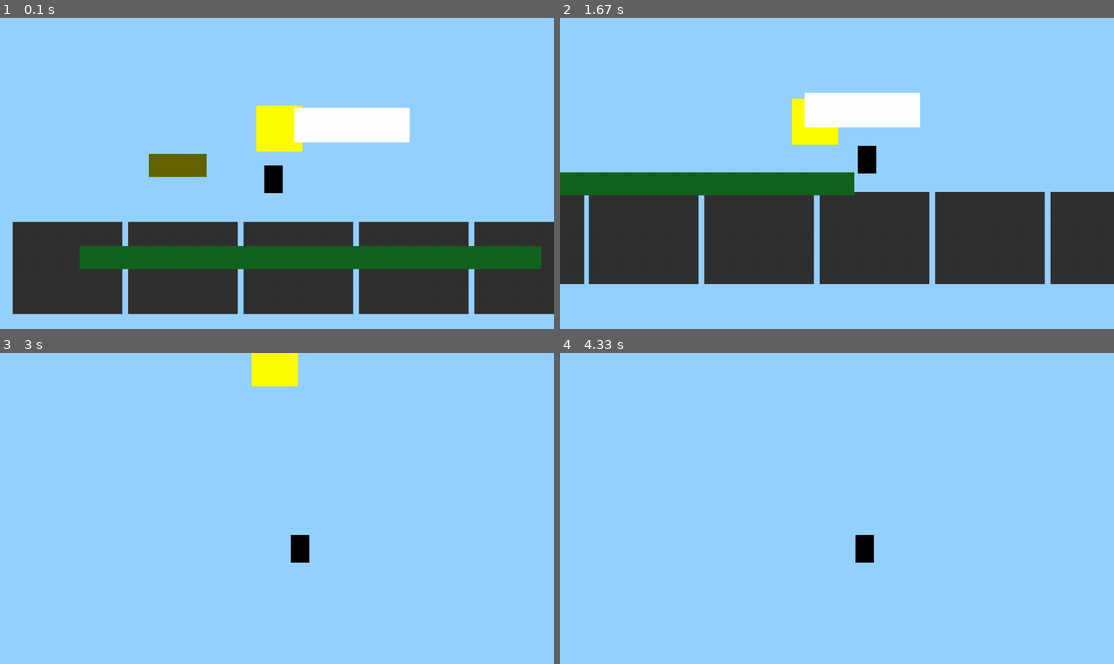
Above: before the commit, frames 1-4 (two rows, left to right).
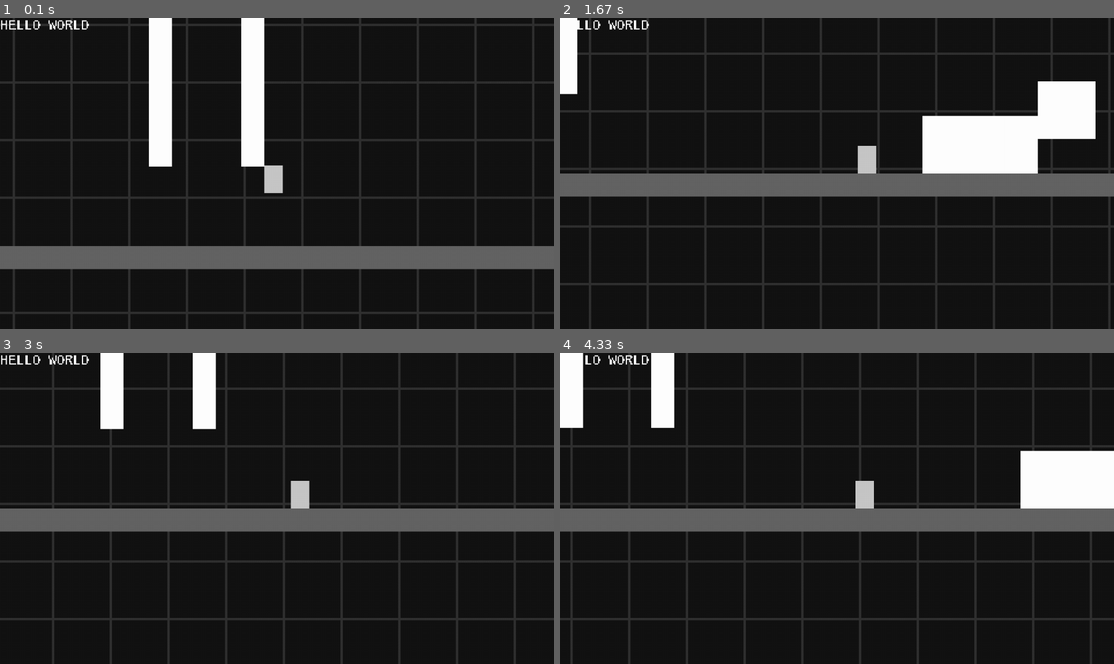
Above: after the commit, the same moments.

Repository: Firedan1176/Pygame-Platformer
Game: pygame game, started from game.py
Two runs of this game, one before a commit and one after it. Both use one fixed random seed, a clock stepped at 60 frames per second and the inputs below.
Inputs:
- Up to frame 1 (0.1 s): no input
- Up to frame 2 (1.67 s): tap Space at 0.33 s; hold Right 0.67-1.13 s; hold Right 1.17-1.63 s
- Up to frame 3 (3 s): hold Left 1.67-2.2 s; hold Left 2.23-2.63 s; hold Right from 2.67 s (still down)
- Up to frame 4 (4.33 s): release Right at 3.3 s; hold Left 3.33-3.8 s; hold Right 3.83-4.3 s

The runs differ from the first frame. In frame 1, 99% of the frame differs, in the area x 0-100%, y 0-100%; in frame 2, 97%; in frame 3, 100%; in frame 4, 100%.

Commit message:
Test scene, player, UI
Added updated player physics for grabbing walls/jumping off, and a new test scene. Added basic UI classes

Diff:
--- a/game.py
+++ b/game.py
@@ -6,6 +6,7 @@
 import math
 import time
 import sys
+import ui
 from pygame.locals import *
 from objects import *
 from player import Player
@@ -13,8 +14,12 @@
 
 pygame.init()
 
-display = pygame.display.set_mode((960, 540))
-gameScreen = pygame.Surface((480, 270))
+SCREENWIDTH = 480
+SCREENHEIGHT = 270
+SCALEFACTOR = 2
+
+gameScreen = pygame.Surface((SCREENWIDTH, SCREENHEIGHT))
+display = pygame.display.set_mode((SCREENWIDTH * SCALEFACTOR, SCREENHEIGHT * SCALEFACTOR))
 pygame.display.set_caption("Pygame Project")
 
 clock = pygame.time.Clock()
@@ -27,31 +32,52 @@
 
     def __init__(self):
         self.background = GameObject(0, position = Vector2(0, 0), scale = Vector2(480, 270))
-        self.background.colorize((150, 210, 255))
-
-        self.sun = GameObject(1, position = Vector2(220, 150), scale = Vector2(40, 40))
-        self.sun.colorize((255, 255, 0))
-
-        self.cloud = GameObject(2, position = Vector2(250, 155), scale = Vector2(100, 30))
-        self.cloud.colorize((255, 255, 255))
+        self.background.colorize((20, 20, 20))
 
         self.floor = Entity(10)
-        self.floor.position = Vector2(40, 20)
-        self.floor.scale = Vector2(400, 20)
-        self.floor.colorize((20, 100, 30))
+        self.floor.position = Vector2(-2500, 20)
+        self.floor.scale = Vector2(5000, 20)
+        self.floor.colorize((100, 100, 100))
 
-        self.phys = Entity(10)
-        self.phys.position = Vector2(100, 100)
-        self.phys.scale = Vector2(50, 20)
-        self.phys.colorize((100, 100, 0))
+        self.phys1 = Entity(10)
+        self.phys1.position = Vector2(100, 110)
+        self.phys1.scale = Vector2(20, 350)
+        self.phys1.colorize((255, 255, 255))
+
+        self.phys2 = Entity(10)
+        self.phys2.position = Vector2(180, 110)
+        self.phys2.scale = Vector2(20, 500)
+        self.phys2.colorize((255, 255, 255))
+
+        self.phys3 = Entity(10)
+        self.phys3.position = Vector2(20, 450)
+        self.phys3.scale = Vector2(100, 20)
+        self.phys3.colorize((255, 255, 255))
+
+        self.phys4 = Entity(10)
+        self.phys4.position = Vector2(500, 40)
+        self.phys4.scale = Vector2(100, 50)
+        self.phys4.colorize((255, 255, 255))
+
+        self.phys5 = Entity(10)
+        self.phys5.position = Vector2(600, 70)
+        self.phys5.scale = Vector2(50, 50)
+        self.phys5.colorize((255, 255, 255))
+
+
+        for x in range(15):
+            b = GameObject(4, position = Vector2(-100 + x * 50, -150), scale = Vector2(2, 750))
+            b.colorize((50, 50, 50))
         for x in range(30):
-            b = GameObject(4, position = Vector2(x * 100, 0), scale = Vector2(95, 80))
+            b = GameObject(4, position = Vector2(-150, x * 50), scale = Vector2(900, 2))
             b.colorize((50, 50, 50))
 
         self.player = Player(10)
         self.player.position = Vector2(200, 100)
         self.player.scale = Vector2(16, 24)
-        self.player.colorize((0, 0, 0))
+        self.player.colorize((200, 200, 200))
+
+        self.text = ui.Text(text = "HELLO WORLD")
 
         #Initialize inputs
         inputcontrol.createInput("Pause", K_ESCAPE, KEYDOWN, self.pauseGame)
@@ -67,7 +93,8 @@
     inputcontrol.evaluate(pygame.event.get())
     physics.solve(objects.getObjectsOfType(Entity))
     camera.render(gameScreen)
-    scaled_display = pygame.transform.scale(gameScreen, (960, 540))
+    ui.render(gameScreen)
+    scaled_display = pygame.transform.scale(gameScreen, (SCREENWIDTH * SCALEFACTOR, SCREENHEIGHT * SCALEFACTOR))
     display.blit(scaled_display, (0, 0))
     pygame.display.update()
     clock.tick(60)
--- a/loading.py
+++ b/loading.py
@@ -2,19 +2,18 @@
 import json
 
 def load(filename):
-    objects.scene_gameobjects.clear()
-    inputcontrol.inputScheme.clear()
+    objects.unloadScene()
 
     try:
         file = open(filename + ".map", 'r')
     except:
+        raise IOError('Invalid scene name:', str(filename))
         return False
 
-    #Regex?
+
 
     return True
 
 def save():
     for obj in objects.scene_gameobjects:
-        print(obj.__dict__)
-        print (json.dumps(obj.__dict__))
+        print(json.dumps(obj))
--- a/objects.py
+++ b/objects.py
@@ -77,6 +77,11 @@
     i = utils.binarySearch([x.z for x in scene_gameobjects], obj.z, 0, len(scene_gameobjects) - 1)
     scene_gameobjects = scene_gameobjects[:i] + [obj] + scene_gameobjects[i:]
 
+"""Clears all objects from the scene."""
+def unloadScene():
+    scene_gameobjects.clear()
+
+
 #Remove an object from the scene
 #It may be wise to find a way to binary search and remove it
 #Note that you may need to iterate over the matched index a few times as some game elements
--- a/physics.py
+++ b/physics.py
@@ -39,7 +39,6 @@
                 obj.velocity.x = 0
                 obj.position.x = col.position.x + col.scale.x
                 col_normal.x = -1
-
         obj.position.y += obj.velocity.y
         for col in getCollisions(obj, phys_objs):
             if obj.velocity.y > 0:
@@ -50,5 +49,6 @@
                 obj.velocity.y = 0
                 obj.position.y = col.position.y + col.scale.y
                 col_normal.y = -1
-            for callback in obj.collisionCallbacks:
-                callback(col_normal)
+
+        for callback in obj.collisionCallbacks:
+            callback(col_normal)
--- a/player.py
+++ b/player.py
@@ -8,12 +8,18 @@
     speed = 5
     jumpSpeed = 10
     inertia = 0.1   #Higher value stops player movement faster
+    jump_off_wall = True
+    wallFriction = 0.6 #0-1. Higher value causes less friction
 
     """Applies velocity to the player from raw input"""
     def move(self, val):
         self.velocity = Vector2.lerp(self.velocity, Vector2(val * self.speed, self.velocity.y), self.inertia)
 
     def jump(self, val):
+        if self.wall_hug:
+            self.velocity += Vector2(-self.wall_hug, abs(self.wall_hug)) * self.jumpSpeed
+            self.wall_hug = None
+
         if self.jumped: return
         self.jumped = True
         self.velocity = Vector2(self.velocity.x, self.jumpSpeed)
@@ -22,6 +28,10 @@
         #Reset jumped if landed on a flat surface
         if val.y == -1:
             self.jumped = False
+        if val.x != 0:
+            self.wall_hug = val.x
+            self.velocity.y *= self.wallFriction
+        else: self.wall_hug = None
 
     def attack(self, x):
         print("Attack!")
@@ -31,6 +41,7 @@
         super().__init__(z)
         self.static = False
         self.jumped = False
+        self.wall_hug = False
         inputcontrol.createAxis("Move Horizontal", K_RIGHT, K_LEFT, self.move)
         inputcontrol.createInput("Attack", 1, KEYDOWN, self.attack)
         inputcontrol.createInput("Jump", K_SPACE, KEYDOWN, self.jump)
--- /dev/null
+++ b/ui.py
@@ -0,0 +1,32 @@
+import pygame
+
+scene_uiElements = []
+"""Class used to define UI elements on screen"""
+class Panel:
+    def __init__(self, rect, parent = None, color = (64, 64, 64)):
+        self.rect = rect
+        self.parent = parent
+        self._surface = pygame.Surface((rect.w, rect.h))
+        self.color = color
+        self._surface.fill(color)
+
+        global uiElements
+        scene_uiElements.append(self)
+
+class Text(Panel):
+    def __init__(self, pos = (0, 0), text = "", textColor = (255, 255, 255)):
+        super().__init__(pygame.Rect(pos[0], pos[1], 1, 1), color = textColor)
+        self.text = text
+        self.color = textColor
+        self._font = pygame.font.SysFont("Courier", 12)
+        self.setText(text)
+
+    """Set/change the text"""
+    def setText(self, text):
+        self.text = text
+        self._surface = self._font.render(text, False, self.color)
+
+
+def render(display):
+    for element in scene_uiElements:
+        display.blit(element._surface, element.rect)
Empty file added: test_map.map
